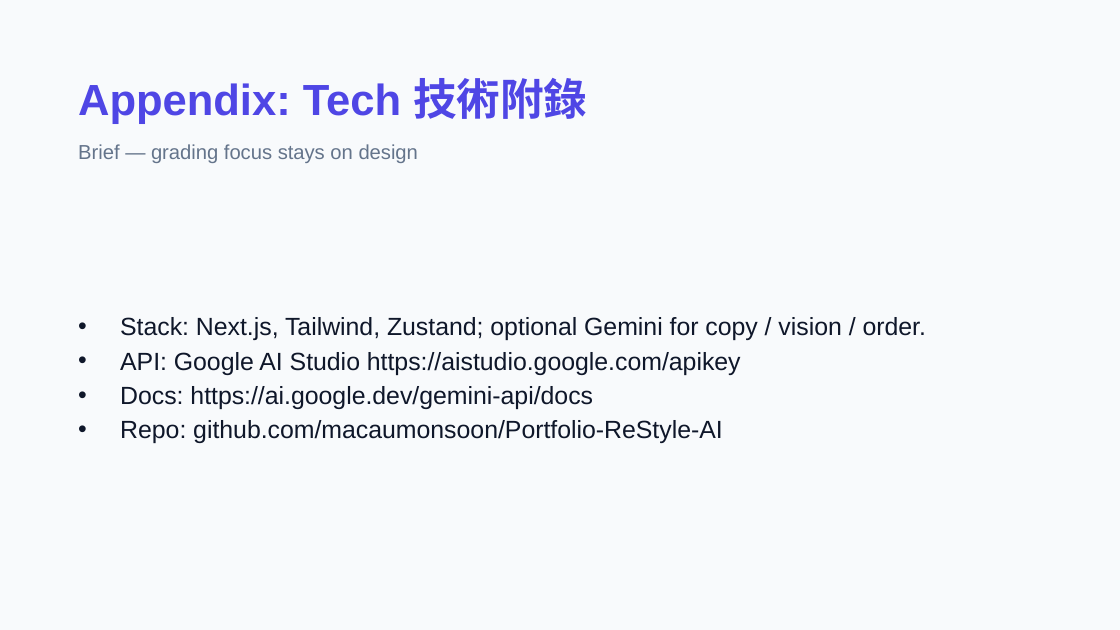
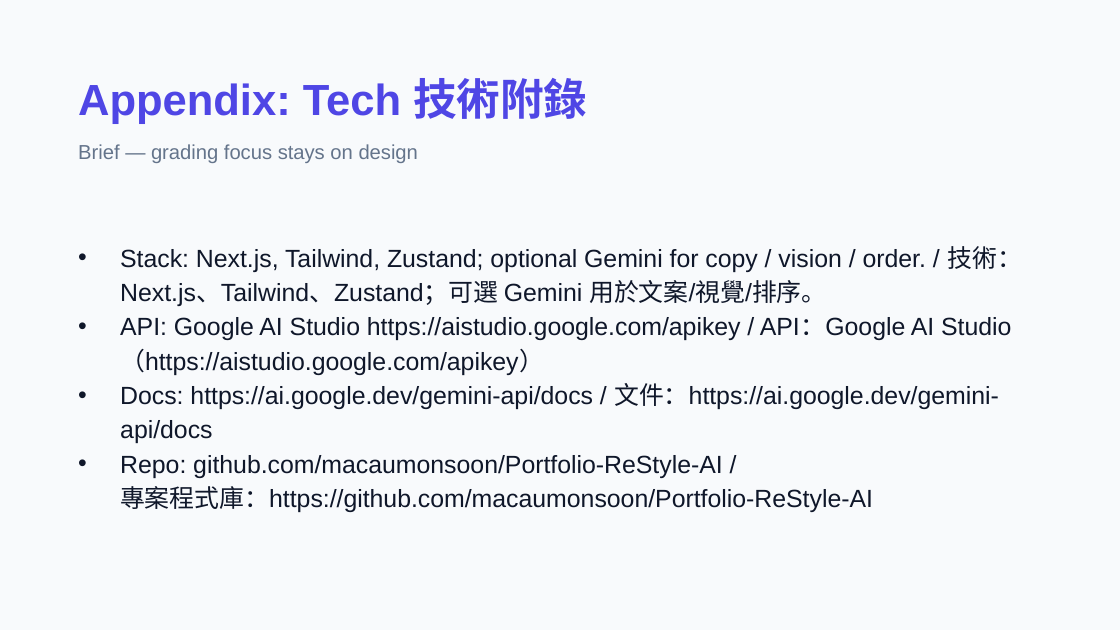
Before and after one commit to macaumonsoon/Portfolio-ReStyle-AI, a slide deck: slide 12 of presentation/Portfolio-ReStyle-AI-Design-Deck.pptx. Drawn at 1120x630 pixels with LibreOffice and Linux fonts; fonts in the diff are those of the drawing. Boxes give left, top, right and bottom in pixels: in the first picture for what was removed or moved away, otherwise in the second. Text is boxed around its words. In the diff, an @@ line names an element or a change of style, - is before the commit and + after.

```diff
--- a/presentation/Portfolio-ReStyle-AI-Design-Deck.pptx
+++ b/presentation/Portfolio-ReStyle-AI-Design-Deck.pptx
@@ text at bbox=[120, 246, 1023, 512]: text changed @@
-• Stack: Next.js, Tailwind, Zustand; optional Gemini for copy / vision / order.
-• API: Google AI Studio https://aistudio.google.com/apikey
-• Docs: https://ai.google.dev/gemini-api/docs
-• Repo: github.com/macaumonsoon/Portfolio-ReStyle-AI
+• Stack: Next.js, Tailwind, Zustand; optional Gemini for copy / vision / order. / 技術：Next.js、Tailwind、Zustand；可選 Gemini 用於文案/視覺/排序。
+• API: Google AI Studio https://aistudio.google.com/apikey / API：Google AI Studio（https://aistudio.google.com/apikey）
+• Docs: https://ai.google.dev/gemini-api/docs / 文件：https://ai.google.dev/gemini-api/docs
+• Repo: github.com/macaumonsoon/Portfolio-ReStyle-AI / 專案程式庫：https://github.com/macaumonsoon/Portfolio-ReStyle-AI
```
Also in this commit, not shown: 10 other slides changed, 1 other file.
